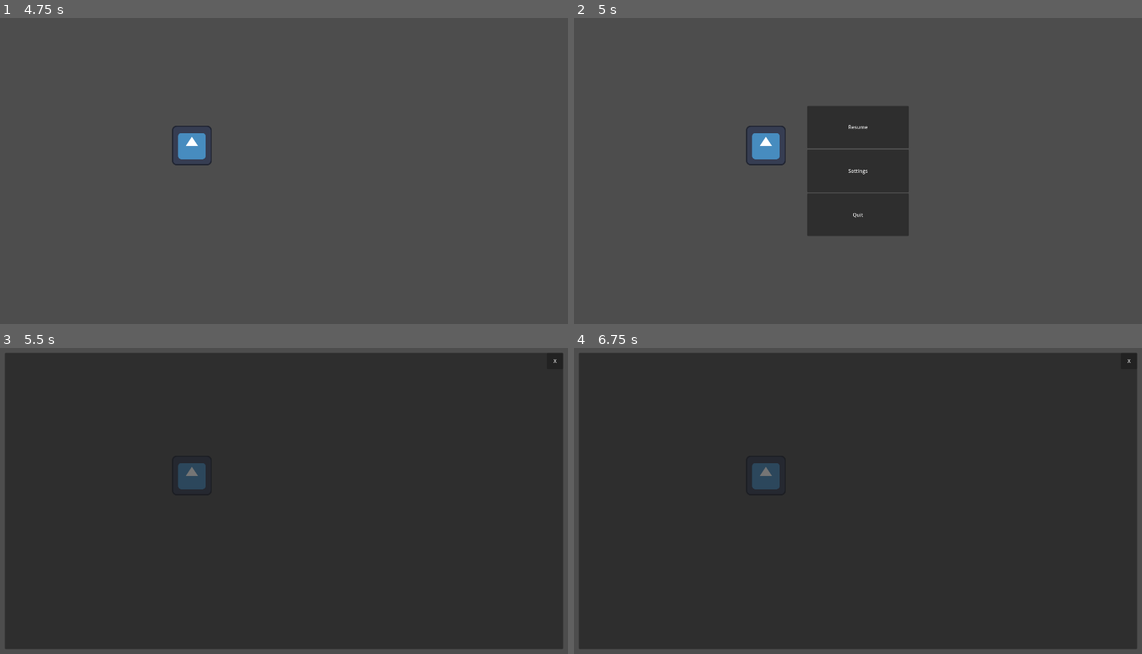
Above: before the commit, frames 1-4 (two rows, left to right).
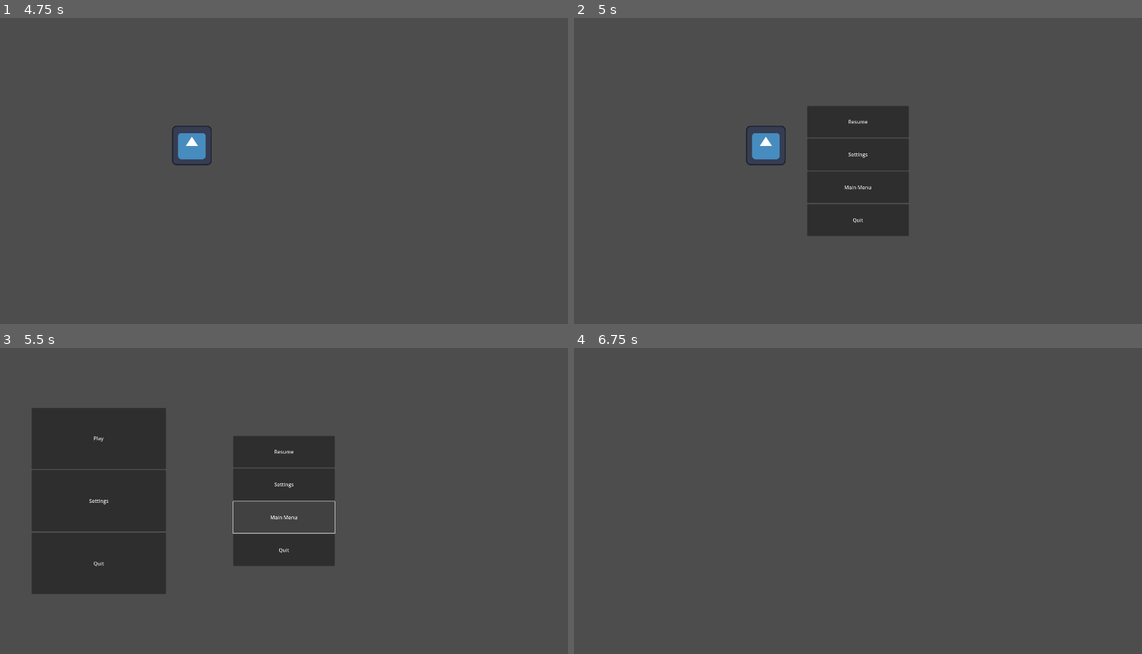
Above: after the commit, the same moments.

Repository: Benjamin-Fever/PB-And-Jam-2025
Game: Godot game, scene res://main_game/game_manager.tscn
The game is run twice, just before and just after one commit, with the same random seed, the same clock (stepped at 60 frames per second) and the same inputs. The engine's default icon, where the game draws it, is replaced by a stand-in: a white triangle on a blue panel in a dark square.
Inputs (mouse positions are in pixels of both pictures, inside the frame that each line leads up to):
- Up to frame 1 (4.75 s): click "Play" at 0.5 s; tap Enter at 1.25, 2.75, 4.25 s; tap Space at 2, 3.5 s
- Up to frame 2 (5 s): tap Escape (ui_cancel) at 4.9 s
- Up to frame 3 (5.5 s): click (284, 516) at 5 s, where only the run after the commit has a clickable "Main Menu"
- Up to frame 4 (6.75 s): click (670, 439) at 5.75 s, where only the run after the commit has a clickable "Play"; click (858, 452) at 6.5 s, where only the run after the commit has a clickable "Resume"

Frame 1 is identical in both runs. In frame 2, 0.5% of the frame differs, in the area x 41-59%, y 33-67%; in frame 3, 73%; in frame 4, 95%, in the area x 0-100%, y 1-99%.

Commit message:
Settings main menu button

Diff:
--- a/main_game/game_manager.gd
+++ b/main_game/game_manager.gd
@@ -57,14 +57,15 @@
 	previous_menu.visible = true
 
 
-## General use functions
-func open_main_menu() -> void:
+func _on_pause_menu_switch_to_main_menu() -> void:
 	main.visible = false
 	in_menu = true
 	get_tree().paused = true
 	main_menu.visible = true
 
 
+## General use functions
+
 func exit_menus() -> void:
 	for menu in menus:
 		menu.visible = false
--- a/main_game/game_manager.tscn
+++ b/main_game/game_manager.tscn
@@ -30,4 +30,5 @@
 [connection signal="switch_to_settings" from="MenuLayer/MainMenu" to="." method="_on_main_menu_switch_to_settings"]
 [connection signal="exit_settings" from="MenuLayer/Settings" to="." method="_on_settings_exit_settings"]
 [connection signal="resume_game" from="MenuLayer/PauseMenu" to="." method="_on_pause_menu_resume_game"]
+[connection signal="switch_to_main_menu" from="MenuLayer/PauseMenu" to="." method="_on_pause_menu_switch_to_main_menu"]
 [connection signal="switch_to_settings" from="MenuLayer/PauseMenu" to="." method="_on_pause_menu_switch_to_settings"]
--- a/menus/pause_menu.gd
+++ b/menus/pause_menu.gd
@@ -4,6 +4,7 @@
 
 signal resume_game()
 signal switch_to_settings()
+signal switch_to_main_menu()
 
 
 func _on_resume_pressed() -> void:
@@ -12,3 +13,7 @@
 
 func _on_settings_pressed() -> void:
 	switch_to_settings.emit()
+
+
+func _on_main_menu_pressed() -> void:
+	switch_to_main_menu.emit()
--- a/menus/pause_menu.tscn
+++ b/menus/pause_menu.tscn
@@ -44,6 +44,12 @@
 size_flags_vertical = 3
 text = "Settings"
 
+[node name="MainMenu" type="Button" parent="VBoxContainer"]
+layout_mode = 2
+size_flags_vertical = 3
+text = "Main Menu
+"
+
 [node name="Quit" type="Button" parent="VBoxContainer"]
 layout_mode = 2
 size_flags_vertical = 3
@@ -52,4 +58,5 @@
 
 [connection signal="pressed" from="VBoxContainer/Resume" to="." method="_on_resume_pressed"]
 [connection signal="pressed" from="VBoxContainer/Settings" to="." method="_on_settings_pressed"]
+[connection signal="pressed" from="VBoxContainer/MainMenu" to="." method="_on_main_menu_pressed"]
 [connection signal="pressed" from="VBoxContainer/Quit" to="VBoxContainer/Quit" method="_on_pressed"]
